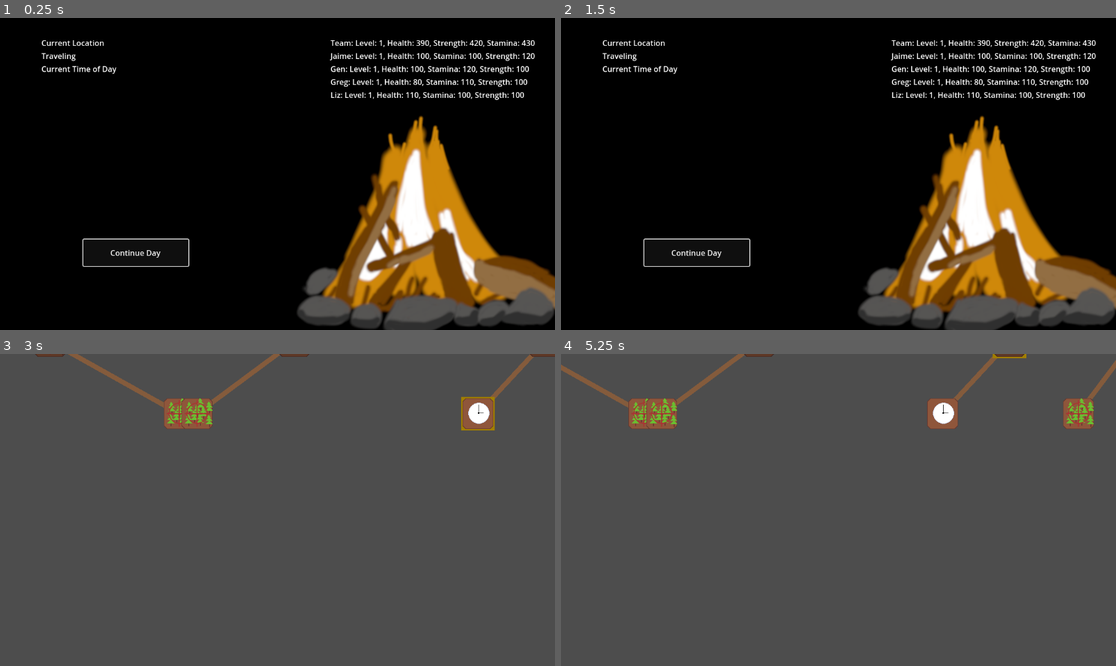
Above: before the commit, frames 1-4 (two rows, left to right).
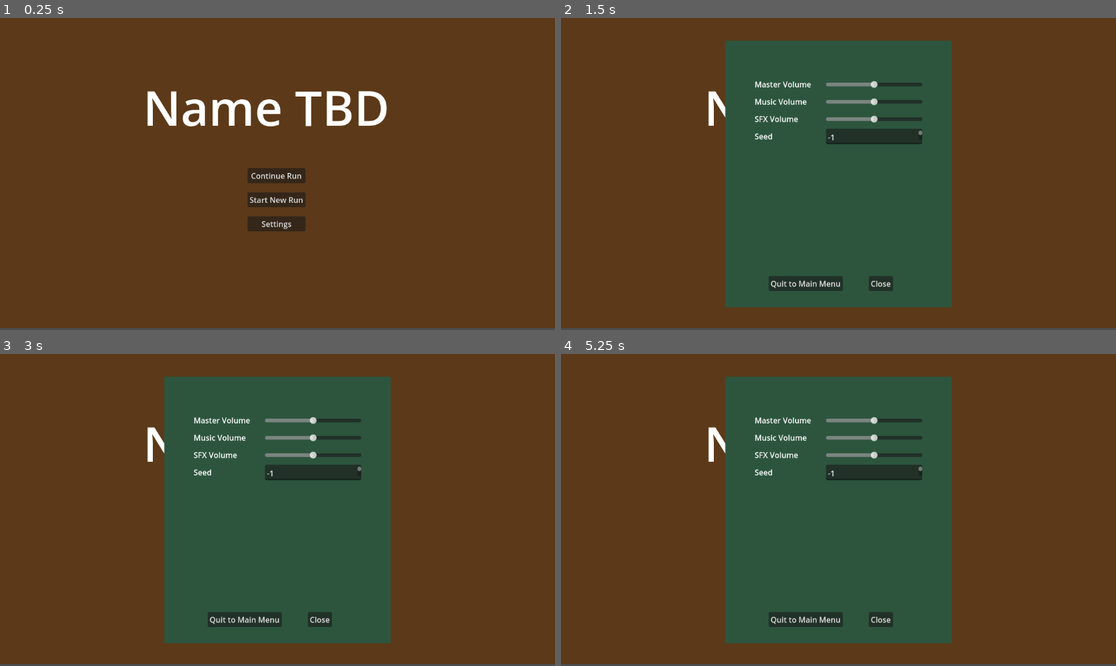
Above: after the commit, the same moments.

Repository: donnell74/Game-Off-2024
Game: Godot game, scene res://main.tscn
Same seed, same stepped clock (60 frames per second), same inputs: the game is played once before the commit and once after it.
Inputs (mouse positions are in pixels of both pictures, inside the frame that each line leads up to):
- Up to frame 1 (0.25 s): no input
- Up to frame 2 (1.5 s): click (838, 223) at 0.5 s, where only the run after the commit has a clickable "Settings"; click (838, 198) at 1.25 s, where only the run after the commit has a clickable "Start New Run"
- Up to frame 3 (3 s): click (277, 534) at 2 s, where only the run after the commit has a clickable "Start New Run"; click (133, 588) at 2.75 s, where only the run before the commit has a clickable "Continue Day"
- Up to frame 4 (5.25 s): click (838, 513) at 3.5 s, where only the run after the commit has a clickable "Continue Run"; click (838, 513) at 4.25 s, where only the run after the commit has a clickable "Continue Run"; move the mouse to (960, 494) at 5.02 s; hold D (Pan Right) from 5.03 s (still down); hold Tab (Navigate To Next Page) from 5.03 s (still down); click (960, 494) at 5.17 s

The runs differ from the first frame. In frame 1, 97% of the frame differs, in the area x 0-100%, y 0-100%; in frame 2, 98%; in frame 3, 99%; in frame 4, 99%.

Commit message:
Add main menu and settings menu

Diff:
--- a/Campfire/campfire.gd
+++ b/Campfire/campfire.gd
@@ -1,20 +1,18 @@
 extends Node2D
 
 func _ready() -> void:
-	# TODO: Remove this test code once we have UI
-	print("Party Health: %d" % PartyController.get_total_party_health())
-	print("Party Strength: %d" % PartyController.get_total_party_strength())
-	print("Party Stamina: %d" % PartyController.get_total_party_stamina())
 	UiEvents.active_ui_changed.connect(_on_active_ui_changed)
 	PartyController.party_stats_changed.connect(populatePartyStats)
 
 	populatePartyStats()
+
 
 func _on_active_ui_changed(newActive: UiEvents.UiScene) -> void:
 	match newActive:
 		UiEvents.UiScene.CAMPFIRE:
 			visible = true
 			$ContinueDayButton.grab_focus()
+			%AmbienceSound.play()
 			if has_node("/root/Location"):
 				var locationNode = $"/root/Location"
 				if locationNode:
@@ -22,9 +20,10 @@
 					%TimeOfDayInfo.text = Location.TimeOfDay.keys()[locationNode.location.currentTimeOfDay]
 				else:
 					%TimeOfDayInfo.text = Location.TimeOfDay.keys()[Location.TimeOfDay.BREAKFAST]
-		UiEvents.UiScene.INVENTORY:
+		UiEvents.UiScene.SETTINGS, UiEvents.UiScene.INVENTORY:
 			pass # overlay, do nothing
 		_:
+			%AmbienceSound.stop()
 			visible = false
 
 func _on_continue_day_button_pressed() -> void:
--- a/Campfire/campfire.tscn
+++ b/Campfire/campfire.tscn
@@ -68,9 +68,10 @@
 unique_name_in_owner = true
 layout_mode = 2
 
-[node name="AudioStreamPlayer2D" type="AudioStreamPlayer2D" parent="."]
+[node name="AmbienceSound" type="AudioStreamPlayer2D" parent="."]
+unique_name_in_owner = true
 stream = ExtResource("3_v67ne")
-autoplay = true
+bus = &"SFX"
 parameters/looping = false
 
 [connection signal="pressed" from="ContinueDayButton" to="." method="_on_continue_day_button_pressed"]
--- a/Cooking/cooking_ui.gd
+++ b/Cooking/cooking_ui.gd
@@ -41,11 +41,14 @@
 			UiEvents.active_ui_changed.emit(UiEvents.UiScene.COOKING)
 
 func _on_active_ui_changed(newActive: UiEvents.UiScene) -> void:
-	if newActive == UiEvents.UiScene.COOKING:
-		visible = true
-		%PlayerInventoryList.grab_focus()
-	else:
-		visible = false
+	match newActive:
+		UiEvents.UiScene.COOKING:
+			visible = true
+			%PlayerInventoryList.grab_focus()
+		UiEvents.UiScene.SETTINGS:
+			pass # overlay, don't hide
+		_:
+			visible = false
 
 func switch_active_station(increment: int) -> void:
 	var new_active_index = (active_station_index + increment) % %Stations.get_child_count()
--- a/Global/ui_events.gd
+++ b/Global/ui_events.gd
@@ -5,7 +5,9 @@
 	MAP,
 	CAMPFIRE,
 	INVENTORY,
-	LOCATION
+	LOCATION,
+	MAIN_MENU,
+	SETTINGS
 }
 
 
--- a/Map/map_generator.gd
+++ b/Map/map_generator.gd
@@ -32,8 +32,8 @@
 	match newActive:
 		UiEvents.UiScene.MAP:
 			show_map()
-		UiEvents.UiScene.INVENTORY:
-			pass
+		UiEvents.UiScene.SETTINGS, UiEvents.UiScene.INVENTORY:
+			pass # overlay, don't hide
 		_:
 			hide_map()
 
@@ -42,7 +42,7 @@
 	if !visible:
 		return
 
-	if control:
+	if control and control.has_node("SelectedIndicator"):
 		# Make the old one not selected
 		if currentlyFocusedMapNode:
 			currentlyFocusedMapNode.find_child("SelectedIndicator").visible = false
--- /dev/null
+++ b/Menus/main_menu.gd
@@ -0,0 +1,25 @@
+extends Control
+
+@export var main_scene = preload("res://main.tscn")
+@export var settings_scene = preload("res://Menus/settings_menu.tscn")
+
+func _ready() -> void:
+	UiEvents.active_ui_changed.connect(_on_active_ui_changed)
+
+func _on_active_ui_changed(newActive: UiEvents.UiScene) -> void:
+	match newActive:
+		UiEvents.UiScene.MAIN_MENU:
+			%CanvasLayer.visible = true
+		UiEvents.UiScene.SETTINGS:
+			pass # don't hide if settings are opened on main menu
+		_:
+			%CanvasLayer.visible = false
+
+func _on_start_new_run_button_pressed() -> void:
+	UiEvents.active_ui_changed.emit(UiEvents.UiScene.CAMPFIRE)
+
+func _on_settings_button_pressed() -> void:
+	UiEvents.active_ui_changed.emit(UiEvents.UiScene.SETTINGS)
+
+func _on_continue_button_pressed() -> void:
+	UiEvents.active_ui_changed.emit(UiEvents.UiScene.CAMPFIRE)
--- /dev/null
+++ b/Menus/main_menu.tscn
@@ -0,0 +1,61 @@
+[gd_scene load_steps=2 format=3 uid="uid://cm56kd0ryjcvo"]
+
+[ext_resource type="Script" path="res://Menus/main_menu.gd" id="1_a7vni"]
+
+[node name="MainMenu" type="Control"]
+layout_mode = 3
+anchors_preset = 0
+script = ExtResource("1_a7vni")
+
+[node name="CanvasLayer" type="CanvasLayer" parent="."]
+unique_name_in_owner = true
+
+[node name="ColorRect" type="ColorRect" parent="CanvasLayer"]
+offset_right = 1154.0
+offset_bottom = 644.0
+color = Color(0.36154, 0.223412, 0.0939332, 1)
+
+[node name="TitleLabel" type="Label" parent="CanvasLayer"]
+anchors_preset = 8
+anchor_left = 0.5
+anchor_top = 0.5
+anchor_right = 0.5
+anchor_bottom = 0.5
+offset_left = -409.0
+offset_top = -207.0
+offset_right = 412.0
+offset_bottom = -70.0
+grow_horizontal = 2
+grow_vertical = 2
+theme_override_font_sizes/font_size = 100
+text = "     Name TBD"
+
+[node name="GridContainer" type="GridContainer" parent="CanvasLayer"]
+anchors_preset = 8
+anchor_left = 0.5
+anchor_top = 0.5
+anchor_right = 0.5
+anchor_bottom = 0.5
+offset_left = -62.0
+offset_top = -12.0
+offset_right = 58.0
+offset_bottom = 119.0
+grow_horizontal = 2
+grow_vertical = 2
+theme_override_constants/v_separation = 19
+
+[node name="ContinueButton" type="Button" parent="CanvasLayer/GridContainer"]
+layout_mode = 2
+text = "Continue Run"
+
+[node name="StartNewRunButton" type="Button" parent="CanvasLayer/GridContainer"]
+layout_mode = 2
+text = "Start New Run"
+
+[node name="SettingsButton" type="Button" parent="CanvasLayer/GridContainer"]
+layout_mode = 2
+text = "Settings"
+
+[connection signal="pressed" from="CanvasLayer/GridContainer/ContinueButton" to="." method="_on_continue_button_pressed"]
+[connection signal="pressed" from="CanvasLayer/GridContainer/StartNewRunButton" to="." method="_on_start_new_run_button_pressed"]
+[connection signal="pressed" from="CanvasLayer/GridContainer/SettingsButton" to="." method="_on_settings_button_pressed"]
--- /dev/null
+++ b/Menus/settings.gd
@@ -0,0 +1,37 @@
+extends Node
+
+@export var master_volume : float = 0.5
+@export var music_volume : float = 0.5
+@export var sfx_volume : float = 0.5
+@export var _seed = -1
+
+var _random : RandomNumberGenerator
+
+func _ready() -> void:
+	_random = RandomNumberGenerator.new()
+	_random.randomize()
+
+func set_master_volume(new_volume: float) -> void:
+	master_volume = new_volume
+	AudioServer.set_bus_volume_db(
+		0, linear_to_db(master_volume)
+	)
+
+func set_music_volume(new_volume: float) -> void:
+	music_volume = new_volume
+	AudioServer.set_bus_volume_db(
+		1, linear_to_db(music_volume)
+	)
+
+func set_sfx_volume(new_volume: float) -> void:
+	sfx_volume = new_volume
+	AudioServer.set_bus_volume_db(
+		2, linear_to_db(sfx_volume)
+	)
+
+func set_seed(new_seed: int) -> void:
+	_seed = new_seed
+	_random.seed = _seed
+
+func random() -> RandomNumberGenerator:
+	return _random
--- /dev/null
+++ b/Menus/settings.tscn
@@ -0,0 +1,3 @@
+[gd_scene format=3 uid="uid://cf560swrois8s"]
+
+[node name="Settings" type="Node2D"]
--- /dev/null
+++ b/Menus/settings_menu.gd
@@ -0,0 +1,37 @@
+extends Control
+
+func _ready() -> void:
+	UiEvents.active_ui_changed.connect(_on_active_ui_changed)
+	%MasterHSlider.value = Settings.master_volume
+	%MusicHSlider.value = Settings.music_volume
+	%SfxHSlider.value = Settings.sfx_volume
+	%SeedTextEdit.text = "%d" % Settings._seed
+
+func _input(event: InputEvent) -> void:
+	if event.is_action_pressed("Toggle Settings"):
+		UiEvents.active_ui_changed.emit(UiEvents.UiScene.SETTINGS)
+
+func _on_active_ui_changed(newActive: UiEvents.UiScene) -> void:
+	if newActive == UiEvents.UiScene.SETTINGS:
+		%CanvasLayer.visible = !%CanvasLayer.visible
+	else:
+		%CanvasLayer.visible = false
+
+func _on_master_h_slider_value_changed(value: float) -> void:
+	Settings.set_master_volume(value)
+
+func _on_music_h_slider_value_changed(value: float) -> void:
+	Settings.set_music_volume(value)
+
+func _on_sfx_h_slider_value_changed(value: float) -> void:
+	Settings.set_sfx_volume(value)
+
+func _on_seed_text_edit_text_changed() -> void:
+	if %SeedTextEdit.text.is_valid_int():
+		Settings.set_seed(%SeedTextEdit.text.to_int())
+
+func _on_close_button_pressed() -> void:
+	UiEvents.active_ui_changed.emit(UiEvents.UiScene.SETTINGS)
+
+func _on_quit_to_main_menu_button_pressed() -> void:
+	UiEvents.active_ui_changed.emit(UiEvents.UiScene.MAIN_MENU)
--- /dev/null
+++ b/Menus/settings_menu.tscn
@@ -0,0 +1,105 @@
+[gd_scene load_steps=2 format=3 uid="uid://clxg1guhakryv"]
+
+[ext_resource type="Script" path="res://Menus/settings_menu.gd" id="1_07us8"]
+
+[node name="SettingsMenu" type="Control"]
+layout_mode = 3
+anchors_preset = 0
+script = ExtResource("1_07us8")
+
+[node name="CanvasLayer" type="CanvasLayer" parent="."]
+unique_name_in_owner = true
+
+[node name="ColorRect" type="ColorRect" parent="CanvasLayer"]
+anchors_preset = 8
+anchor_left = 0.5
+anchor_top = 0.5
+anchor_right = 0.5
+anchor_bottom = 0.5
+offset_left = -235.0
+offset_top = -277.0
+offset_right = 235.0
+offset_bottom = 277.0
+grow_horizontal = 2
+grow_vertical = 2
+color = Color(0.177579, 0.335685, 0.241739, 1)
+
+[node name="GridContainer" type="GridContainer" parent="CanvasLayer"]
+anchors_preset = 8
+anchor_left = 0.5
+anchor_top = 0.5
+anchor_right = 0.5
+anchor_bottom = 0.5
+offset_left = -156.0
+offset_top = -202.0
+offset_right = 156.0
+offset_bottom = 202.0
+grow_horizontal = 2
+grow_vertical = 2
+theme_override_constants/h_separation = 30
+columns = 2
+
+[node name="MasterLabel" type="Label" parent="CanvasLayer/GridContainer"]
+layout_mode = 2
+text = "Master Volume"
+
+[node name="MasterHSlider" type="HSlider" parent="CanvasLayer/GridContainer"]
+unique_name_in_owner = true
+custom_minimum_size = Vector2(200, 32)
+layout_mode = 2
+max_value = 1.0
+step = 0.001
+
+[node name="MusicLabel" type="Label" parent="CanvasLayer/GridContainer"]
+layout_mode = 2
+text = "Music Volume"
+
+[node name="MusicHSlider" type="HSlider" parent="CanvasLayer/GridContainer"]
+unique_name_in_owner = true
+custom_minimum_size = Vector2(200, 32)
+layout_mode = 2
+max_value = 1.0
+step = 0.001
+
+[node name="MusicLabel2" type="Label" parent="CanvasLayer/GridContainer"]
+layout_mode = 2
+text = "SFX Volume"
+
+[node name="SfxHSlider" type="HSlider" parent="CanvasLayer/GridContainer"]
+unique_name_in_owner = true
+custom_minimum_size = Vector2(200, 32)
+layout_mode = 2
+max_value = 1.0
+step = 0.001
+
+[node name="SeedLabel" type="Label" parent="CanvasLayer/GridContainer"]
+layout_mode = 2
+text = "Seed"
+
+[node name="SeedTextEdit" type="TextEdit" parent="CanvasLayer/GridContainer"]
+unique_name_in_owner = true
+custom_minimum_size = Vector2(0, 32)
+layout_mode = 2
+text = "-1"
+context_menu_enabled = false
+
+[node name="CloseButton" type="Button" parent="CanvasLayer"]
+offset_left = 639.0
+offset_top = 536.0
+offset_right = 689.0
+offset_bottom = 567.0
+text = "Close"
+
+[node name="QuitToMainMenuButton" type="Button" parent="CanvasLayer"]
+offset_left = 431.0
+offset_top = 536.0
+offset_right = 481.0
+offset_bottom = 567.0
+text = "Quit to Main Menu"
+
+[connection signal="value_changed" from="CanvasLayer/GridContainer/MasterHSlider" to="." method="_on_master_h_slider_value_changed"]
+[connection signal="value_changed" from="CanvasLayer/GridContainer/MusicHSlider" to="." method="_on_music_h_slider_value_changed"]
+[connection signal="value_changed" from="CanvasLayer/GridContainer/SfxHSlider" to="." method="_on_sfx_h_slider_value_changed"]
+[connection signal="text_changed" from="CanvasLayer/GridContainer/SeedTextEdit" to="." method="_on_seed_text_edit_text_changed"]
+[connection signal="pressed" from="CanvasLayer/CloseButton" to="." method="_on_close_button_pressed"]
+[connection signal="pressed" from="CanvasLayer/QuitToMainMenuButton" to="." method="_on_quit_to_main_menu_button_pressed"]
--- /dev/null
+++ b/default_bus_layout.tres
@@ -0,0 +1,15 @@
+[gd_resource type="AudioBusLayout" format=3 uid="uid://qlukhi6ck0fr"]
+
+[resource]
+bus/1/name = &"Music"
+bus/1/solo = false
+bus/1/mute = false
+bus/1/bypass_fx = false
+bus/1/volume_db = 0.0
+bus/1/send = &"Master"
+bus/2/name = &"SFX"
+bus/2/solo = false
+bus/2/mute = false
+bus/2/bypass_fx = false
+bus/2/volume_db = 6.02
+bus/2/send = &"Master"
--- a/main.gd
+++ b/main.gd
@@ -1,9 +1,10 @@
 extends Node2D
 
 @export var startingScene = UiEvents.UiScene.CAMPFIRE
+@export var useSavedGame = false
 
 func _ready() -> void:
 	UiEvents.active_ui_changed.emit(startingScene)
 	LocationEvents.end_of_day.connect(SaveLoad.save_game)
-	if SaveLoad.save_file_exists():
+	if useSavedGame and SaveLoad.save_file_exists():
 		SaveLoad.load_game()
--- a/main.tscn
+++ b/main.tscn
@@ -1,15 +1,19 @@
-[gd_scene load_steps=6 format=3 uid="uid://plp1w1ebjlml"]
+[gd_scene load_steps=8 format=3 uid="uid://plp1w1ebjlml"]
 
 [ext_resource type="PackedScene" uid="uid://bh2lobbodbpsk" path="res://Campfire/campfire.tscn" id="1_0c8er"]
 [ext_resource type="Script" path="res://main.gd" id="1_t3g0l"]
 [ext_resource type="PackedScene" uid="uid://cnurxmck8x2nv" path="res://Inventory/inventory_ui.tscn" id="2_xny2q"]
 [ext_resource type="PackedScene" uid="uid://di34kvc0uchpb" path="res://Map/map.tscn" id="3_cykj2"]
 [ext_resource type="PackedScene" uid="uid://36tjrcun16m8" path="res://Cooking/cooking_ui.tscn" id="4_r6qyd"]
+[ext_resource type="PackedScene" uid="uid://cm56kd0ryjcvo" path="res://Menus/main_menu.tscn" id="6_7lalr"]
+[ext_resource type="PackedScene" uid="uid://clxg1guhakryv" path="res://Menus/settings_menu.tscn" id="7_2yds1"]
 
 [node name="Main" type="Node2D"]
 script = ExtResource("1_t3g0l")
+startingScene = 5
 
 [node name="Campfire" parent="." instance=ExtResource("1_0c8er")]
+visible = false
 
 [node name="InventoryUi" parent="." instance=ExtResource("2_xny2q")]
 visible = false
@@ -19,3 +23,8 @@
 
 [node name="CookingUi" parent="." instance=ExtResource("4_r6qyd")]
 visible = false
+
+[node name="MainMenu" parent="." instance=ExtResource("6_7lalr")]
+
+[node name="SettingsMenu" parent="." instance=ExtResource("7_2yds1")]
+visible = false
--- a/project.godot
+++ b/project.godot
@@ -23,7 +23,8 @@
 AllRecipeController="*res://Recipes/Books/all_recipe_controller.tscn"
 LocationEvents="*res://Locations/location_events.gd"
 UiEvents="*res://Global/ui_events.gd"
-SaveLoad="*res://Saving/save_load.gd"
+SaveLoad="*res://Saving/save_load.tscn"
+Settings="*res://Menus/settings.gd"
 
 [debug]
 
@@ -70,7 +71,7 @@
 "Toggle Cooking"={
 "deadzone": 0.5,
 "events": [Object(InputEventKey,"resource_local_to_scene":false,"resource_name":"","device":-1,"window_id":0,"alt_press …(191 unchanged characters)…
-, Object(InputEventJoypadButton,"resource_local_to_scene":false,"resource_name":"","device":-1,"button_index":4,"pressure":0.0,"pressed":false,"script":null)
+, Object(InputEventJoypadButton,"resource_local_to_scene":false,"resource_name":"","device":-1,"button_index":3,"pressure":0.0,"pressed":false,"script":null)
 ]
 }
 "Pan Up"={
@@ -97,3 +98,9 @@
 , Object(InputEventKey,"resource_local_to_scene":false,"resource_name":"","device":-1,"window_id":0,"alt_pressed":false …(183 unchanged characters)…
 ]
 }
+"Toggle Settings"={
+"deadzone": 0.5,
+"events": [Object(InputEventKey,"resource_local_to_scene":false,"resource_name":"","device":-1,"window_id":0,"alt_pressed":false,"shift_pressed":false,"ctrl_pressed":false,"meta_pressed":false,"pressed":false,"keycode":0,"physical_keycode":4194305,"key_label":0,"unicode":0,"location":0,"echo":false,"script":null)
+, Object(InputEventJoypadButton,"resource_local_to_scene":false,"resource_name":"","device":-1,"button_index":4,"pressure":0.0,"pressed":false,"script":null)
+]
+}
